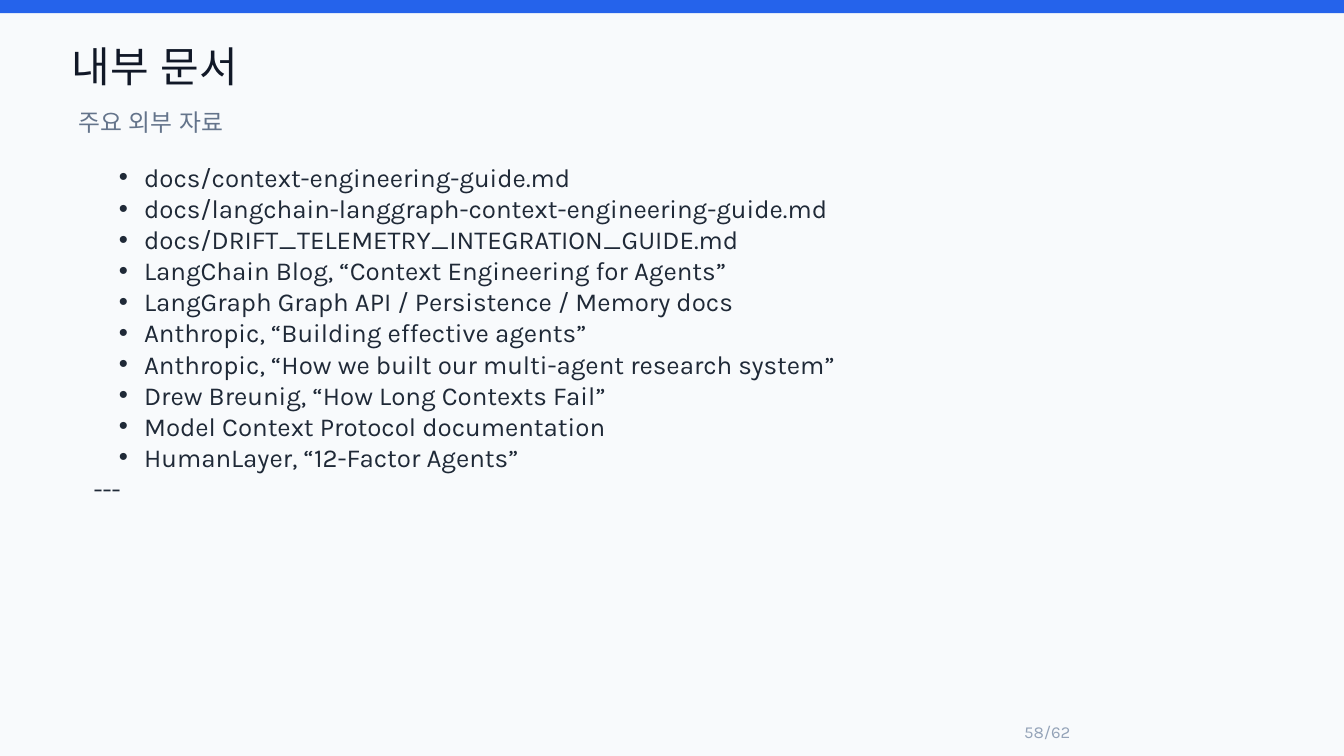
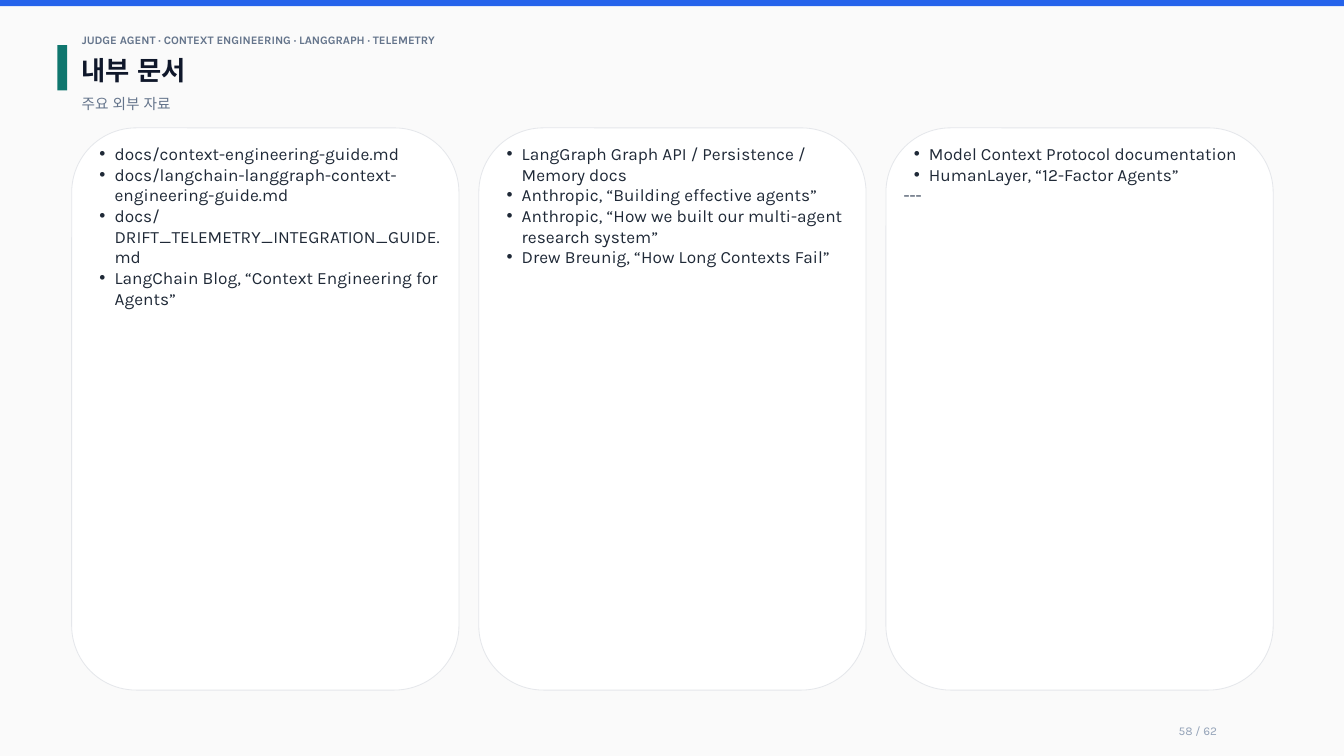
Before and after one commit to lesh915/judge-agent, a slide deck: slide 58 of docs/JUDGE_AGENT_CONTEXT_ENGINEERING_TECH_PRESENTATION.pptx. Drawn at 1344x756 pixels with LibreOffice and Linux fonts; fonts in the diff are those of the drawing. Boxes give left, top, right and bottom in pixels: in the first picture for what was removed or moved away, otherwise in the second. Text is boxed around its words. In the diff, an @@ line names an element or a change of style, - is before the commit and + after.

Commit message:
docs: refine presentation pptx layout

```diff
--- a/docs/JUDGE_AGENT_CONTEXT_ENGINEERING_TECH_PRESENTATION.pptx
+++ b/docs/JUDGE_AGENT_CONTEXT_ENGINEERING_TECH_PRESENTATION.pptx
@@ rectangle resized from (x1=0, y1=0, x2=1344, y2=13) to (x1=0, y1=0, x2=1344, y2=6) @@
@@ rectangle at (x1=0, y1=0, x2=1344, y2=756): fill #F8FAFC to #FAFAFA; outline none to #FAFAFA 0.6 pt @@
@@ rectangle added at (x1=57, y1=45, x2=68, y2=91), fill #0F766E @@
@@ text "내부 문서" moved from (x1=72, y1=47, x2=238, y2=86) to (x1=82, y1=58, x2=186, y2=83) @@
@@ text "내부 문서" at (x1=82, y1=58, x2=186, y2=83): size 30 to 18.8 pt, text colour #111827 to #0F172A, bold on @@
@@ text added at (x1=82, y1=36, x2=435, y2=44), 8.2 pt, text #64748B, bold @@
+JUDGE AGENT · CONTEXT ENGINEERING · LANGGRAPH · TELEMETRY
@@ text "주요 외부 자료" moved from (x1=78, y1=111, x2=223, y2=133) to (x1=82, y1=97, x2=171, y2=110) @@
@@ text "주요 외부 자료" at (x1=82, y1=97, x2=171, y2=110): size 17 to 10.5 pt @@
@@ rounded rectangle added at (x1=72, y1=128, x2=459, y2=691), fill #FFFFFF, outline #E5E7EB 0.6 pt @@
@@ text added at (x1=115, y1=147, x2=440, y2=309), 12.3 pt, text #1F2937 @@
+• docs/context-engineering-guide.md
+• docs/langchain-langgraph-context-engineering-guide.md
+• docs/DRIFT_TELEMETRY_INTEGRATION_GUIDE.md
+• LangChain Blog, “Context Engineering for Agents”
@@ rounded rectangle added at (x1=479, y1=128, x2=866, y2=691), fill #FFFFFF, outline #E5E7EB 0.6 pt @@
@@ text "LangGraph Graph API / Persistence ..." moved from (x1=144, y1=168, x2=834, y2=474) to (x1=522, y1=148, x2=842, y2=268) @@
@@ text "LangGraph Graph API / Persistence ..." at (x1=522, y1=148, x2=842, y2=268): size 18.5 to 12.3 pt; indent changed @@
@@ rounded rectangle added at (x1=886, y1=128, x2=1273, y2=691), fill #FFFFFF, outline #E5E7EB 0.6 pt @@
@@ text added at (x1=929, y1=148, x2=1237, y2=185), 12.3 pt, text #1F2937 @@
+• Model Context Protocol documentation
+• HumanLayer, “12-Factor Agents”
+---
@@ text at (x1=144, y1=168, x2=827, y2=287): paragraphs removed @@
-• docs/context-engineering-guide.md
-• docs/langchain-langgraph-context-engineering-guide.md
-• docs/DRIFT_TELEMETRY_INTEGRATION_GUIDE.md
-• LangChain Blog, “Context Engineering for Agents”
@@ text at (x1=144, y1=418, x2=605, y2=474): paragraphs removed @@
-• Model Context Protocol documentation
-• HumanLayer, “12-Factor Agents”
----
@@ text at (x1=1179, y1=727, x2=1217, y2=735): text changed; size 12 to 8.5 pt @@
-58/62
+58 / 62
```
Also in this commit, not shown: 61 other slides changed.
